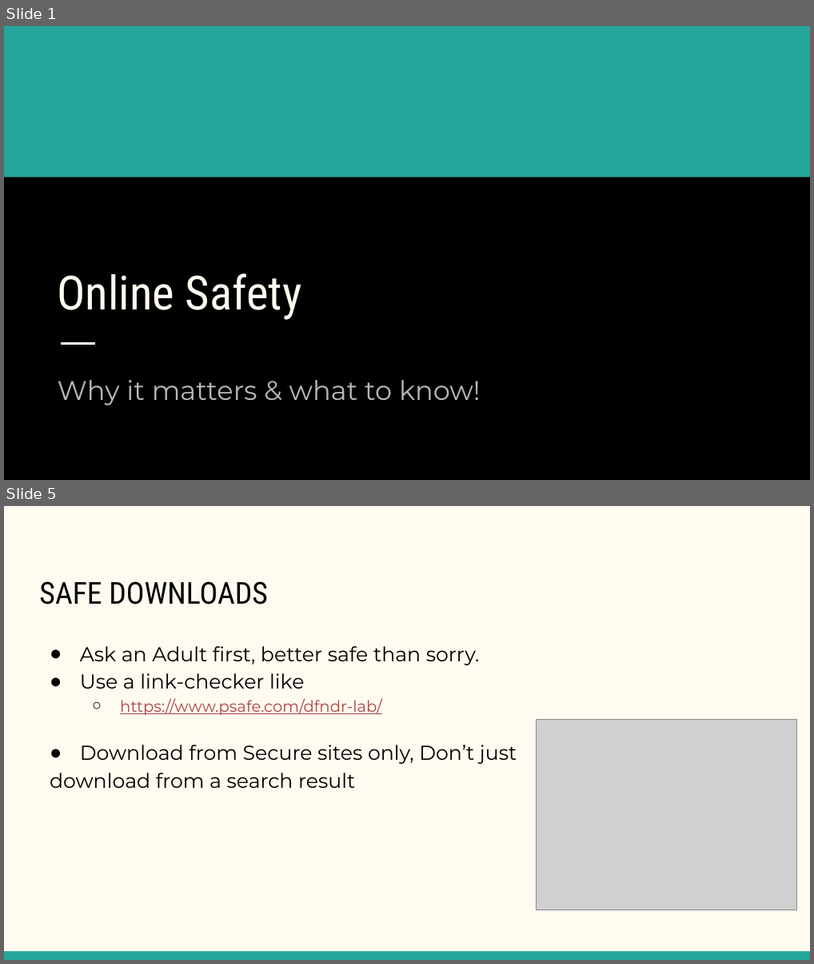
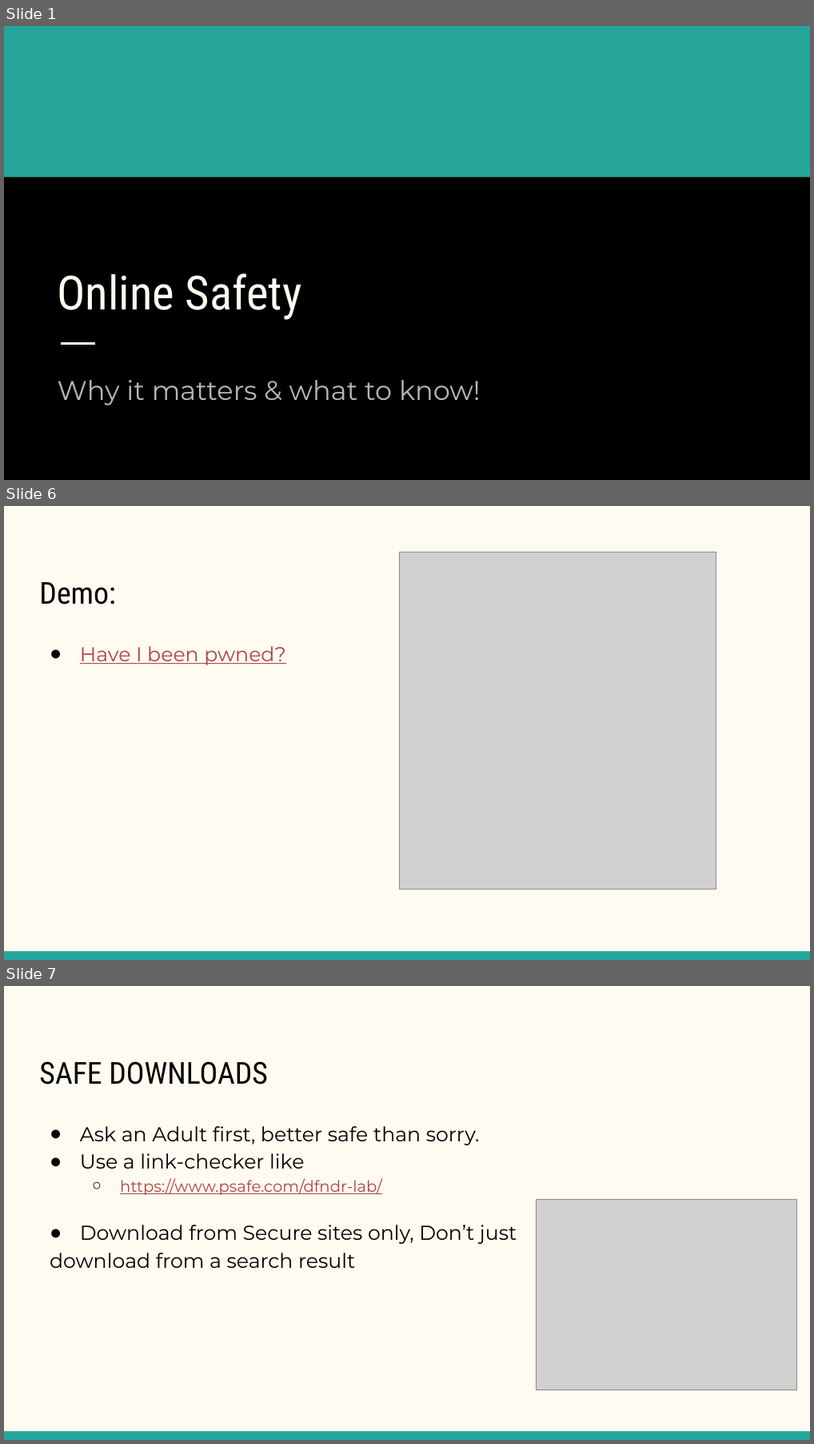
Before and after one commit to cioaonk/Presentations, a slide deck: GCC-OnlineSafety.pptx. Shown one above the other, each under a label of ours: slides 1 and 5 before the commit, slides 1, 6 and 7 after it; the slides between them are not shown. The pictures are 814x964 and 814x1444 pixels, drawn with LibreOffice and Linux fonts; fonts in the diff are those of the drawing; grey boxes stand for pictures; background and template pictures are left out. Boxes give left, top, right and bottom in pixels: in the first picture for what was removed or moved away, otherwise in the second. Text is boxed around its words. In the diff, an @@ line names an element or a change of style, - is before the commit and + after.

```diff
--- a/GCC-OnlineSafety.pptx
+++ b/GCC-OnlineSafety.pptx
@@ slide 6 added at [4, 506, 810, 960], background #FFFBF0; not listed: 1 template element that a slide beside it also shows @@
@@ picture added at [400, 552, 717, 888] @@
@@ title added at [39, 582, 115, 604], 27 pt, text #000000 @@
+Demo:
@@ text added at [80, 646, 286, 665], 18 pt, text #AF4345, underline @@
+● Have I been pwned?
@@ what was slide 5 is now slide 7 @@
```
Also in this commit, not shown: 4 slides changed, 2 other slides added.
